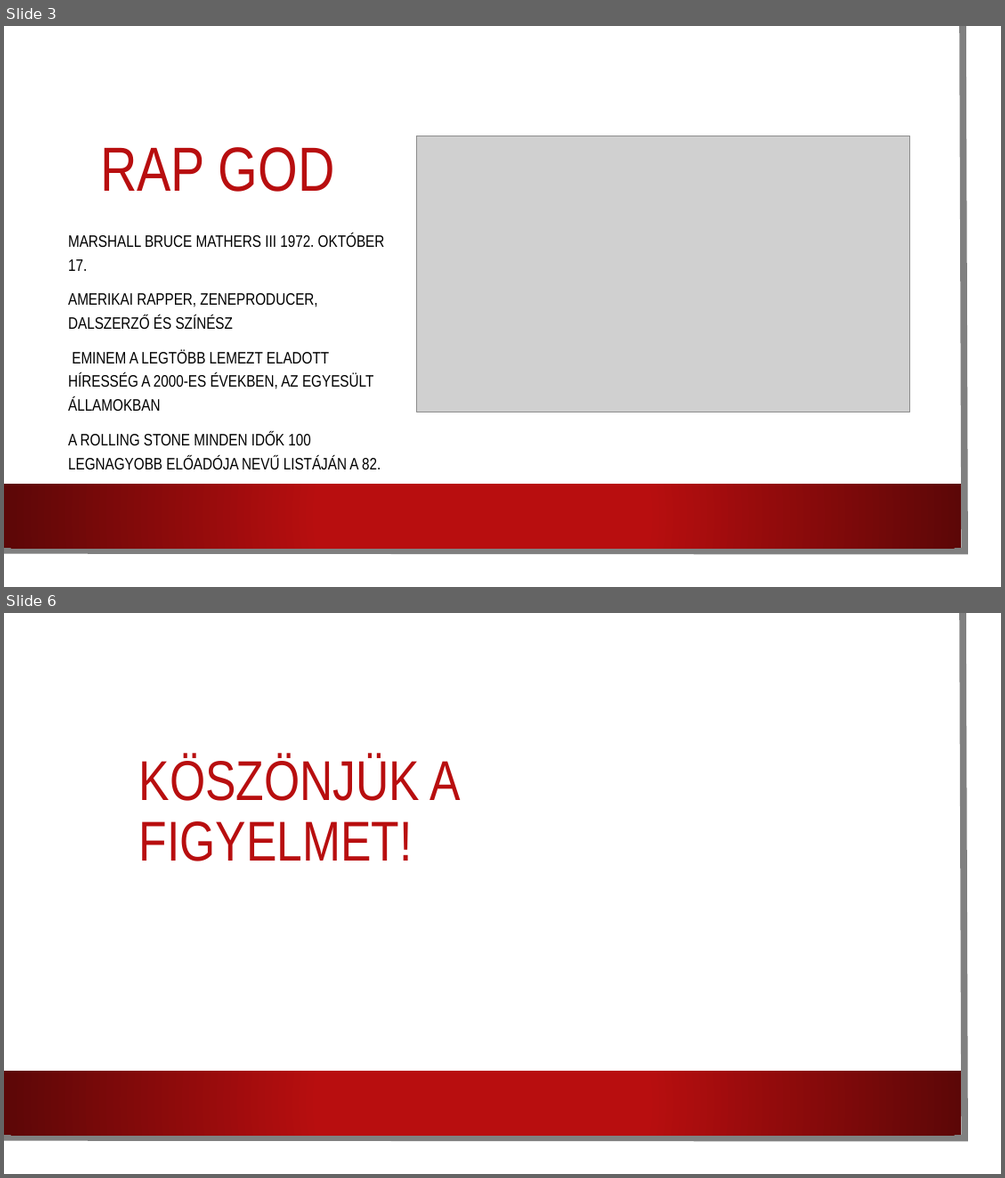
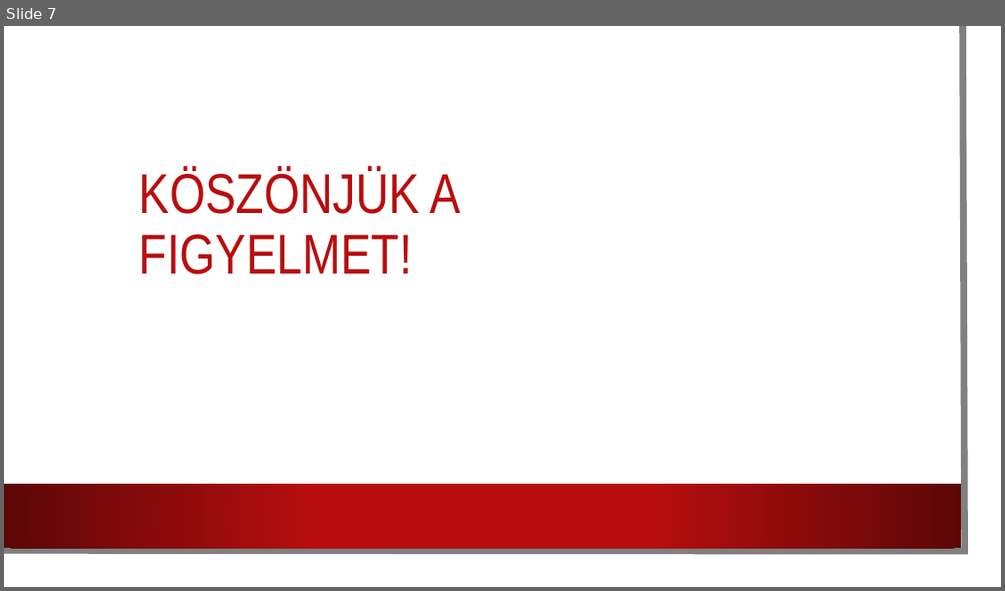
Before and after one commit to verbaviktor/Eminem-rajongoi-weboldal, a slide deck: Eminem.pptx. Shown one above the other, each under a label of ours: slides 3 and 6 before the commit, slide 7 after it; the slides between them are not shown. The pictures are 1005x1178 and 1005x591 pixels, drawn with LibreOffice and Linux fonts; fonts in the diff are those of the drawing; grey boxes stand for pictures; background and template pictures are left out. Boxes give left, top, right and bottom in pixels: in the first picture for what was removed or moved away, otherwise in the second. Text is boxed around its words. In the diff, an @@ line names an element or a change of style, - is before the commit and + after.

```diff
--- a/Eminem.pptx
+++ b/Eminem.pptx
@@ slide 3 removed at box(4, 26, 1001, 587), background picture (left out); not listed: 3 template elements that a slide beside it also shows @@
@@ title removed at box(100, 147, 335, 192) @@
-RAP GOD
@@ picture removed at box(417, 136, 910, 412) @@
@@ text removed at box(68, 233, 385, 470) @@
-MARSHALL BRUCE MATHERS III 1972. OKTÓBER 17.
-AMERIKAI RAPPER, ZENEPRODUCER, DALSZERZŐ ÉS SZÍNÉSZ
-EMINEM A LEGTÖBB LEMEZT ELADOTT HÍRESSÉG A 2000-ES ÉVEKBEN, AZ EGYESÜLT ÁLLAMOKBAN
-A ROLLING STONE MINDEN IDŐK 100 LEGNAGYOBB ELŐADÓJA NEVŰ LISTÁJÁN A 82.
@@ what was slide 6 is now slide 7 @@
```
Also in this commit, not shown: 2 slides changed, 4 slides added, 2 other slides removed.
